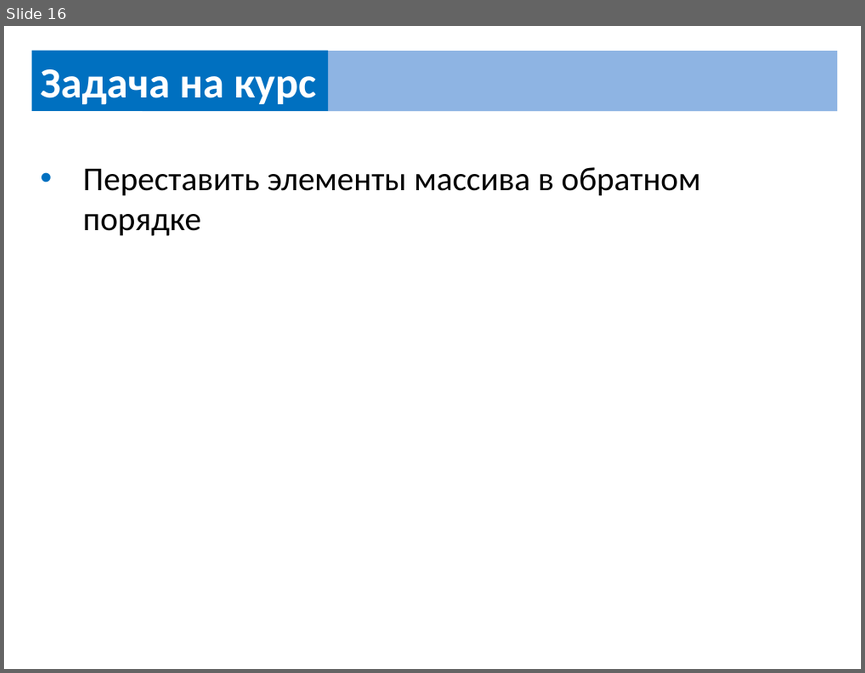
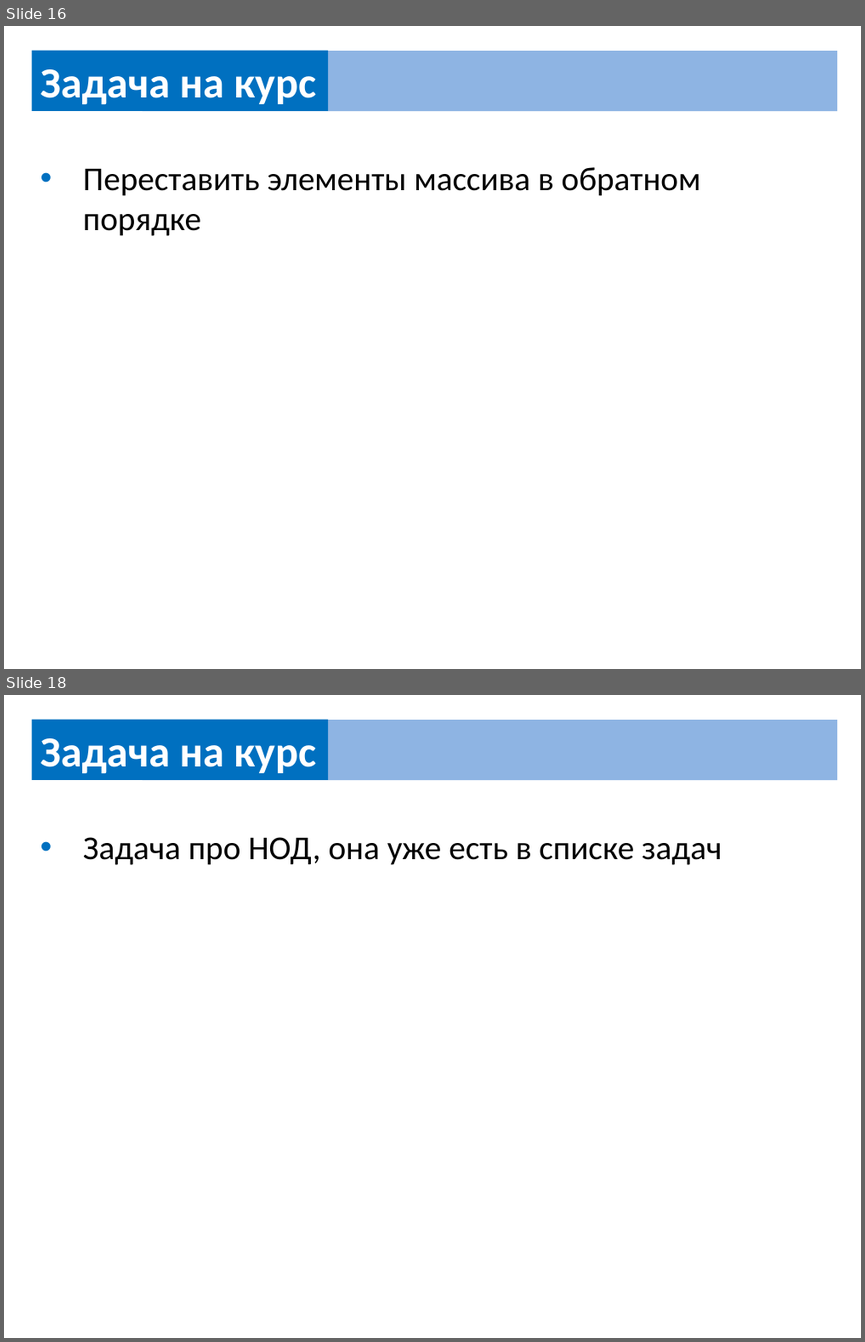
Before and after one commit to UsovaAnna/lesson, a slide deck: src/сourse/course_task.pptx. Shown one above the other, each under a label of ours: slide 16 before the commit, slides 16 and 18 after it; the slides between them are not shown. The pictures are 865x673 and 865x1342 pixels, drawn with LibreOffice and Linux fonts; fonts in the diff are those of the drawing. Boxes give left, top, right and bottom in pixels: in the first picture for what was removed or moved away, otherwise in the second. Text is boxed around its words. In the diff, an @@ line names an element or a change of style, - is before the commit and + after.

```diff
--- a/src/сourse/course_task.pptx
+++ b/src/сourse/course_task.pptx
@@ slide 18 added at (4,695,861,1338), background #FFFFFF @@
@@ rectangle added at (31,720,328,781), fill #0070C0, 36 pt, text #FFFFFF, bold @@
+Задача на курс
@@ rectangle added at (142,720,837,781), fill #8EB4E3 @@
@@ text added at (83,837,721,865), 28 pt, text #000000 @@
+• Задача про НОД, она уже есть в списке задач
```
Also in this commit, not shown: 2 other slides added, 1 other file.
